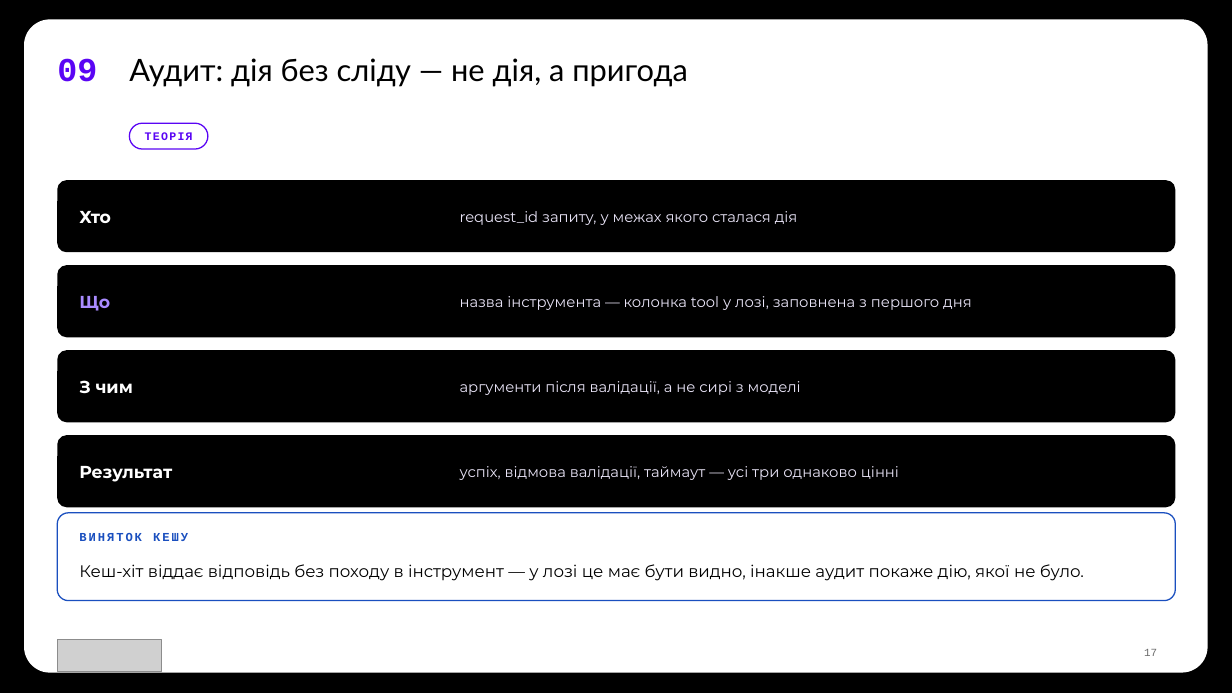
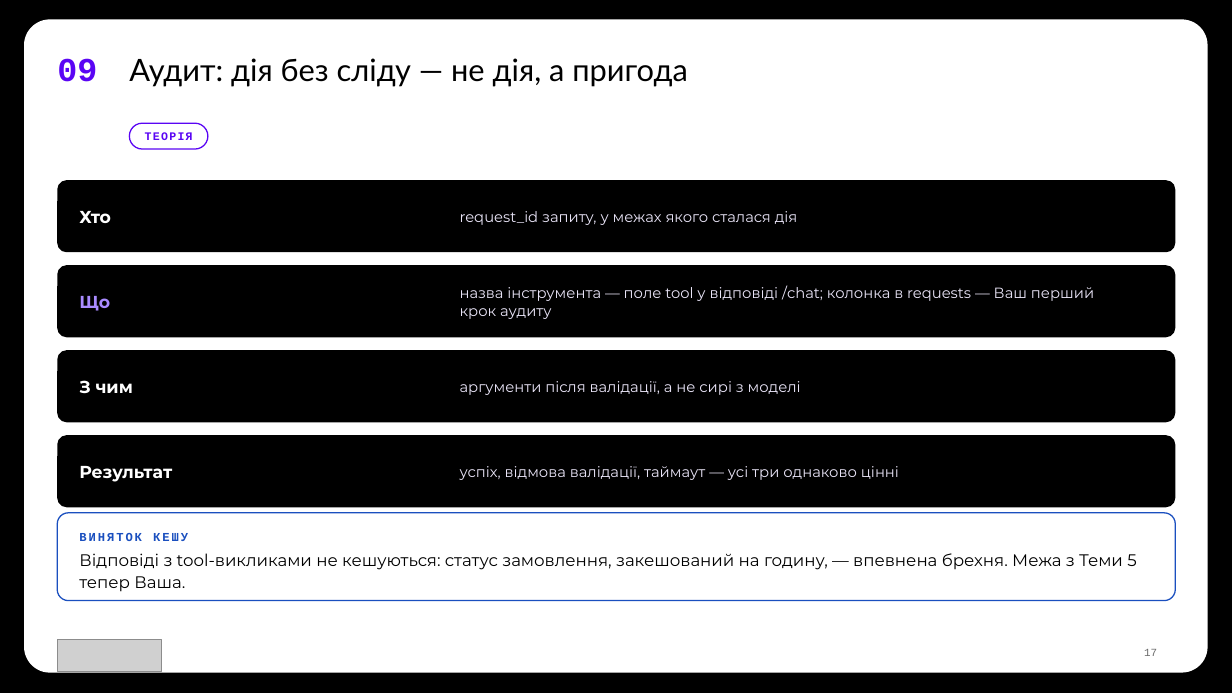
Before and after one commit to TarasFedorenkoFTV/llmops-bootcamp, a slide deck: slide 17 of docs/decks/L06.pptx. Drawn at 1232x693 pixels with LibreOffice and Linux fonts; fonts in the diff are those of the drawing; grey boxes stand for pictures; background and template pictures are left out. Boxes give left, top, right and bottom in pixels: in the first picture for what was removed or moved away, otherwise in the second. Text is boxed around its words. In the diff, an @@ line names an element or a change of style, - is before the commit and + after.

```diff
--- a/docs/decks/L06.pptx
+++ b/docs/decks/L06.pptx
@@ text at <box>460,285,1094,319</box>: text changed @@
-назва інструмента — колонка tool у лозі, заповнена з першого дня
+назва інструмента — поле tool у відповіді /chat; колонка в requests — Ваш перший крок аудиту
@@ text at <box>79,553,1136,592</box>: text changed @@
-Кеш-хіт віддає відповідь без походу в інструмент — у лозі це має бути видно, інакше аудит покаже дію, якої не було.
+Відповіді з tool-викликами не кешуються: статус замовлення, закешований на годину, — впевнена брехня. Межа з Теми 5 тепер Ваша.
```
Also in this commit, not shown: 6 other slides changed, 46 other files.
